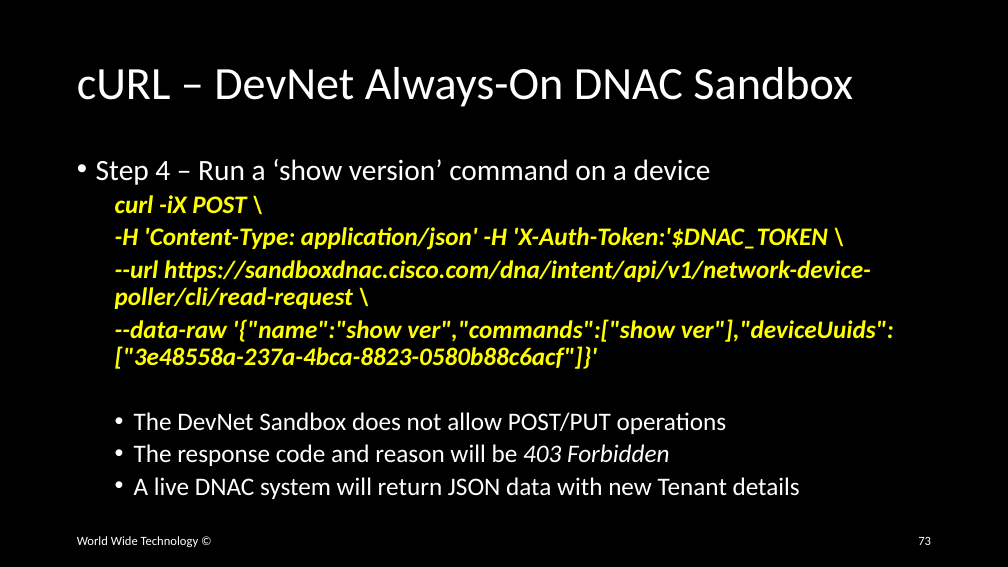
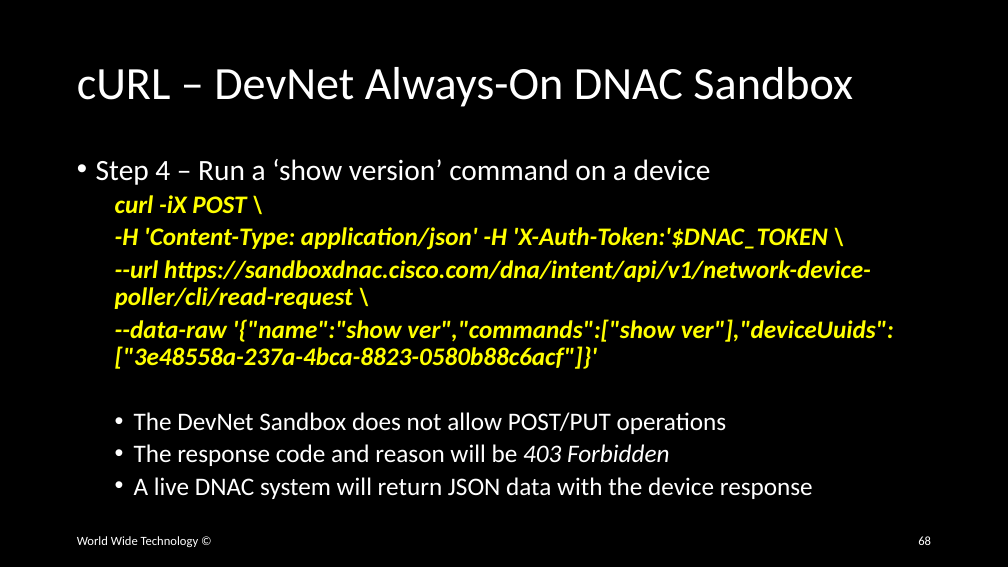
Before and after one commit to wwt/curl-requests-foundations, a slide deck: slide 68 of curl-requests-foundations.pptx (slide 73 before the commit). Drawn at 1008x567 pixels with LibreOffice and Linux fonts; fonts in the diff are those of the drawing. Boxes give left, top, right and bottom in pixels: in the first picture for what was removed or moved away, otherwise in the second. Text is boxed around its words. In the diff, an @@ line names an element or a change of style, - is before the commit and + after.

```diff
--- a/curl-requests-foundations.pptx
+++ b/curl-requests-foundations.pptx
@@ text at [134,477,813,499]: text changed @@
-  • A live DNAC system will return JSON data with new Tenant details
+  • A live DNAC system will return JSON data with the device response
@@ page number at [918,536,931,545]: text changed @@
-73
+68
```
Also in this commit, not shown: 6 other slides changed, 13 slides removed.
